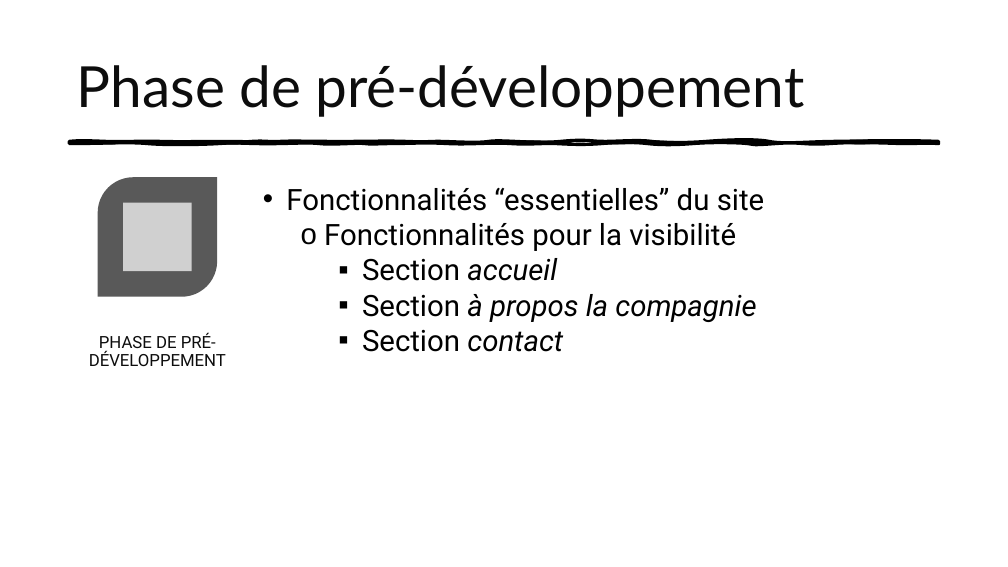
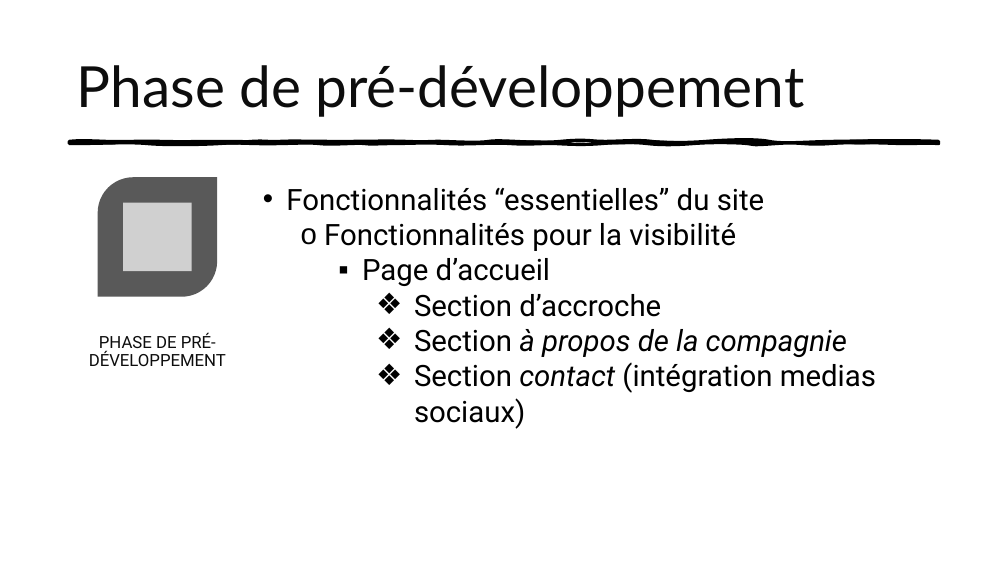
Before and after one commit to Ange230700/AnangoPlan_APwebDevelopment, a slide deck: slide 5 of autresDocsAP/ANANGOPLAN.pptx. Drawn at 1008x567 pixels with LibreOffice and Linux fonts; fonts in the diff are those of the drawing; grey boxes stand for pictures. Boxes give left, top, right and bottom in pixels: in the first picture for what was removed or moved away, otherwise in the second. Text is boxed around its words. In the diff, an @@ line names an element or a change of style, - is before the commit and + after.

```diff
--- a/autresDocsAP/ANANGOPLAN.pptx
+++ b/autresDocsAP/ANANGOPLAN.pptx
@@ text at [362,258,876,429]: text changed; italic off @@
-    ▪ Section accueil
-    ▪ Section à propos la compagnie
-    ▪ Section contact
+    ▪ Page d’accueil
+      ❖ Section d’accroche
+      ❖ Section à propos de la compagnie
+      ❖ Section contact (intégration medias sociaux)
```
Also in this commit, not shown: 2 other slides changed.
